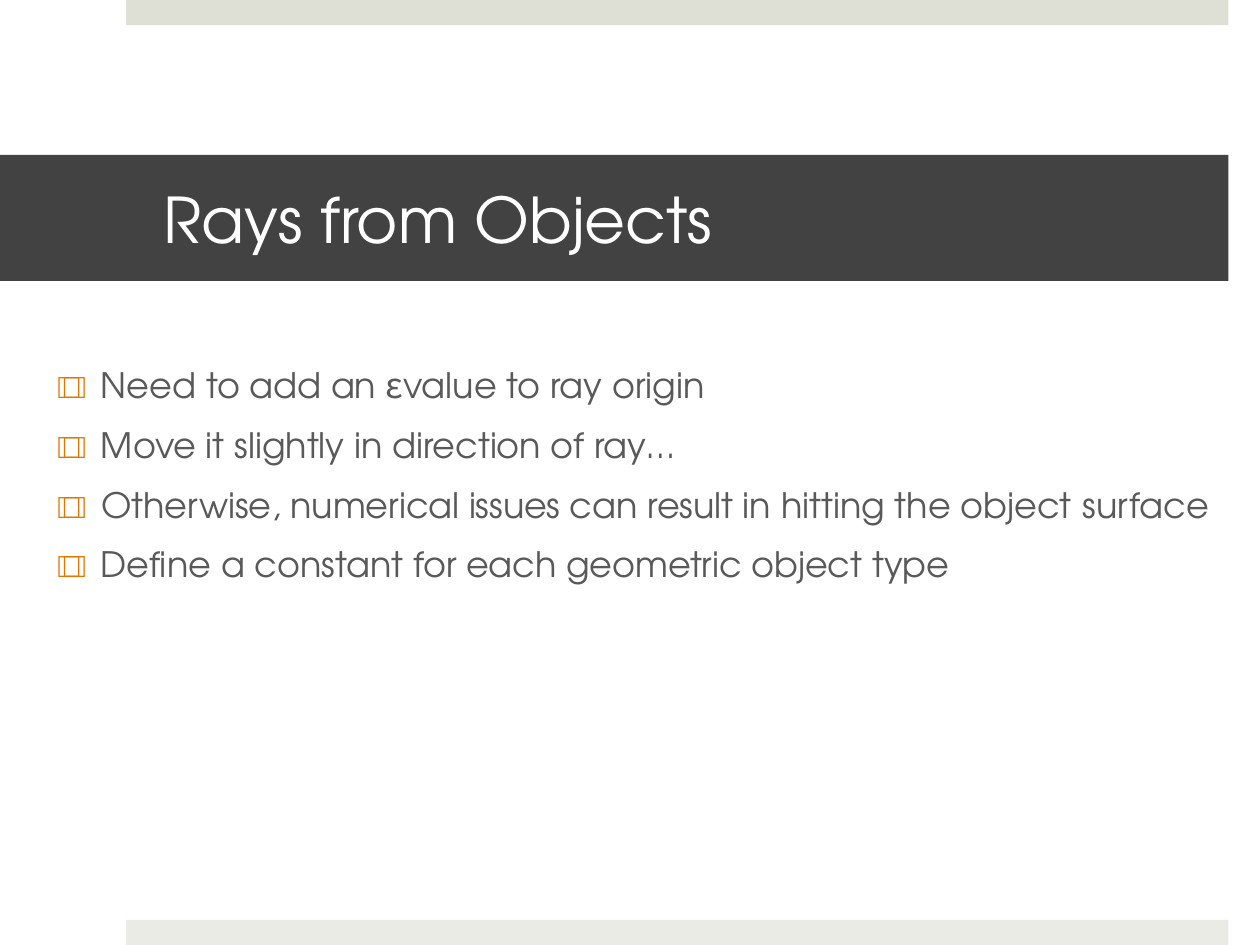
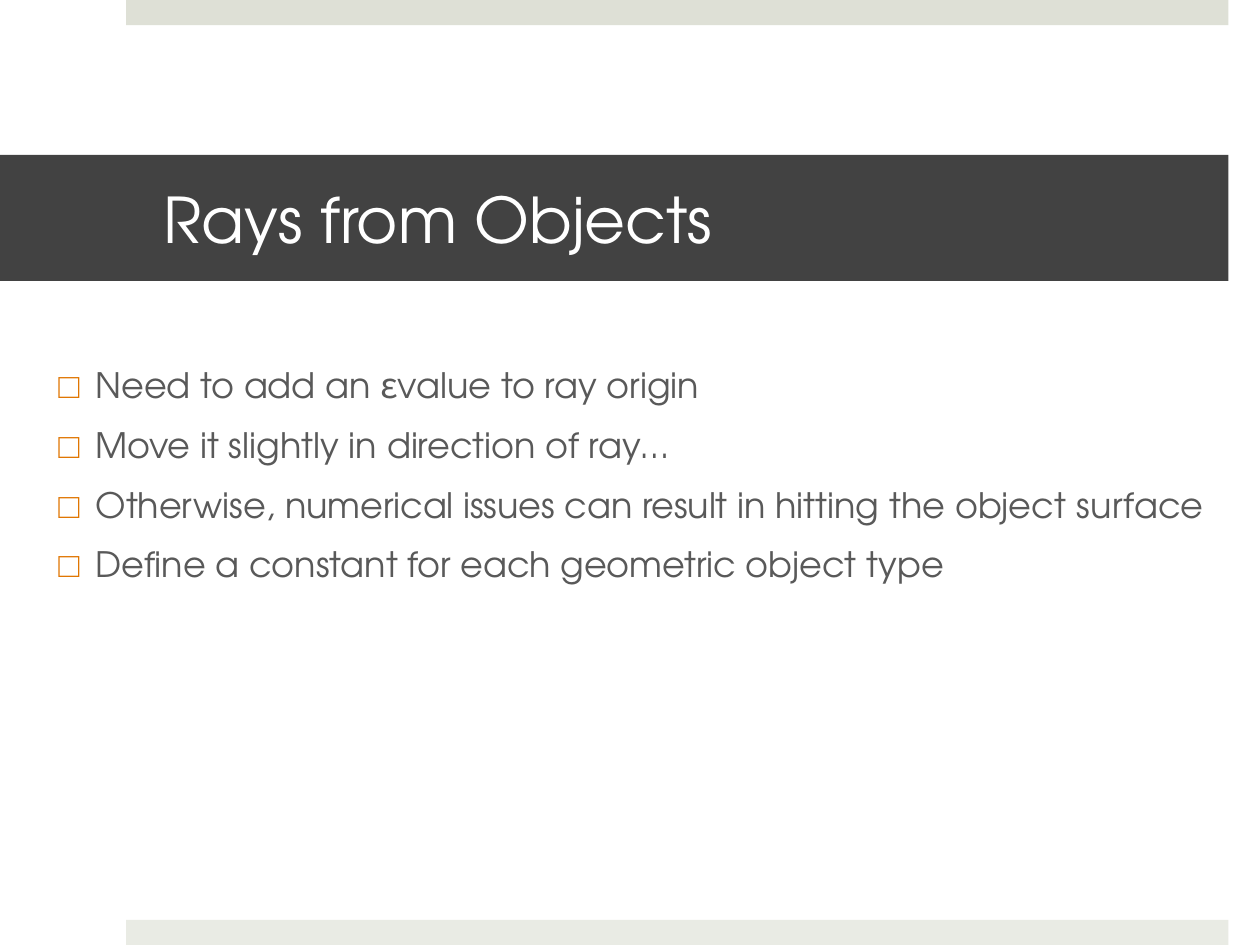
Before and after one commit to shaffer1/UIllinois_Rendering, a slide deck: slide 20 of Lecture-8-Shadows.pptx. Drawn at 1260x945 pixels with LibreOffice and Linux fonts; fonts in the diff are those of the drawing. Boxes give left, top, right and bottom in pixels: in the first picture for what was removed or moved away, otherwise in the second. Text is boxed around its words. In the diff, an @@ line names an element or a change of style, - is before the commit and + after.

```diff
--- a/Lecture-8-Shadows.pptx
+++ b/Lecture-8-Shadows.pptx
@@ text at bbox=[95, 372, 1204, 585]: text changed @@
-□□ Need to add an εvalue to ray origin
-□□ Move it slightly in direction of ray…
-□□ Otherwise, numerical issues can result in hitting the object surface
-□□ Define a constant for each geometric object type
+□ Need to add an εvalue to ray origin
+□ Move it slightly in direction of ray…
+□ Otherwise, numerical issues can result in hitting the object surface
+□ Define a constant for each geometric object type
```
Also in this commit, not shown: 11 other slides changed.
